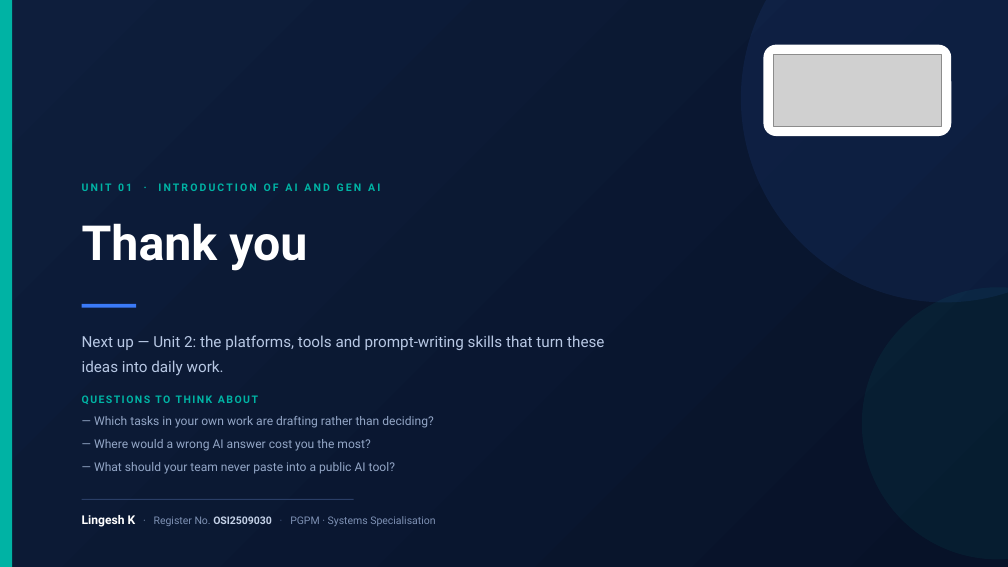
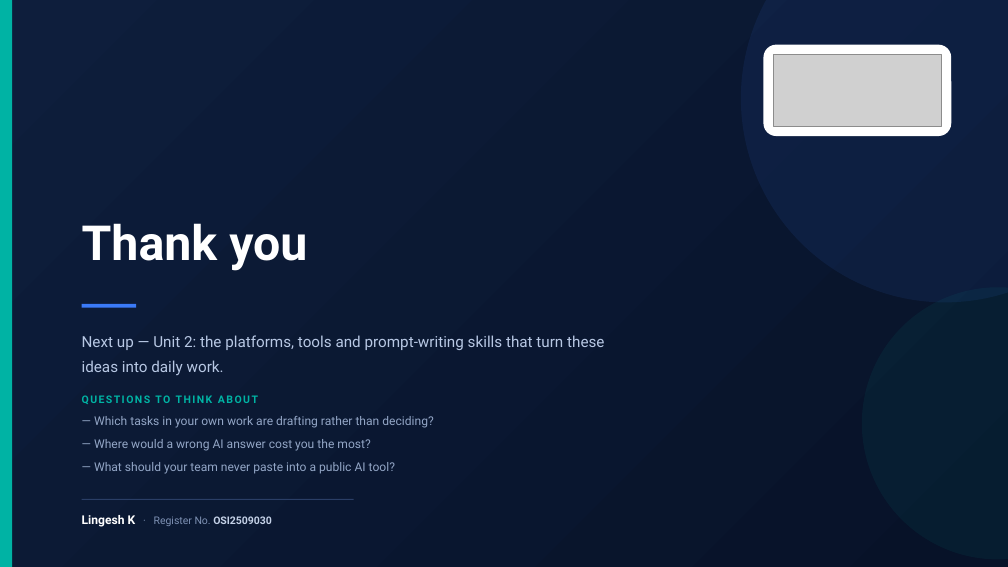
Before and after one commit to klingesh/Presentation, a slide deck: slide 23 of Unit 1 - Introduction to AI and Gen AI.pptx. Drawn at 1008x567 pixels with LibreOffice and Linux fonts; fonts in the diff are those of the drawing; grey boxes stand for pictures. Boxes give left, top, right and bottom in pixels: in the first picture for what was removed or moved away, otherwise in the second. Text is boxed around its words. In the diff, an @@ line names an element or a change of style, - is before the commit and + after.

```diff
--- a/Unit 1 - Introduction to AI and Gen AI.pptx
+++ b/Unit 1 - Introduction to AI and Gen AI.pptx
@@ text removed at (82,183,380,191) @@
-UNIT 01 · INTRODUCTION OF AI AND GEN AI
@@ text at (82,515,272,527): text changed; bold on @@
-Lingesh K · Register No. OSI2509030 · PGPM · Systems Specialisation
+Lingesh K · Register No. OSI2509030
```
Also in this commit, not shown: 21 other slides changed, 15 other files.
